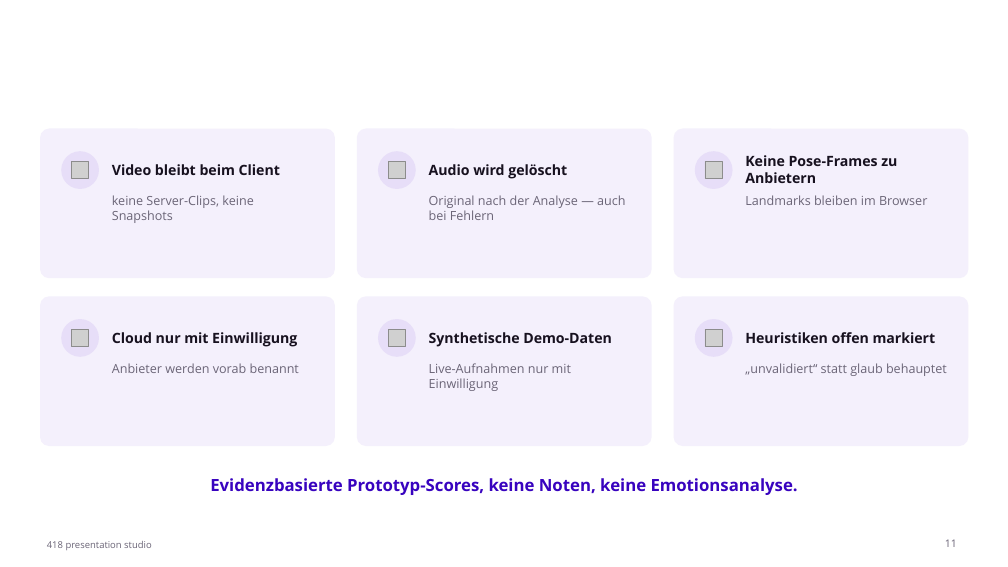
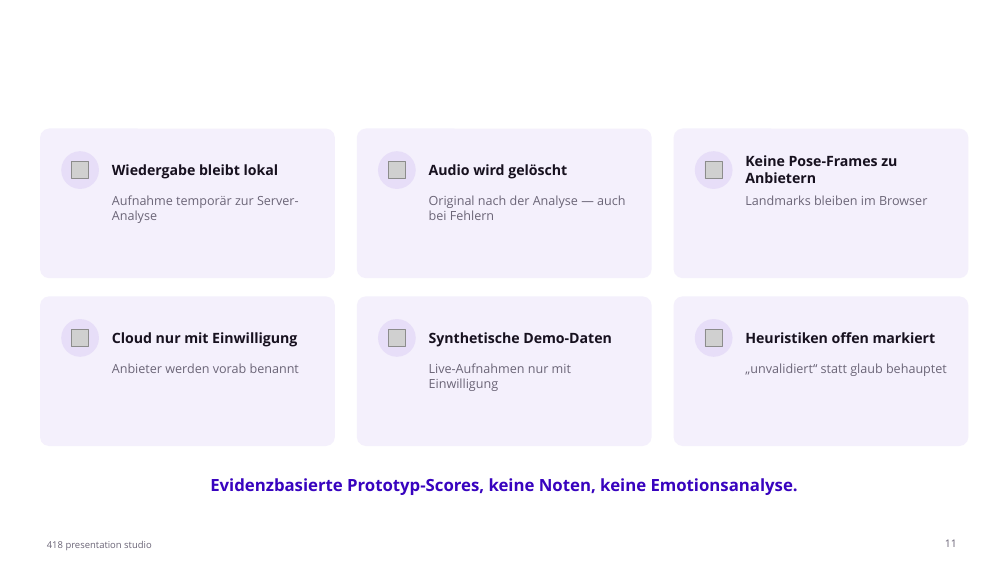
Before and after one commit to johannes3502/hackathon-fulda, a slide deck: slide 11 of pitch/PitchPractice-Pitch.pptx. Drawn at 1008x567 pixels with LibreOffice and Linux fonts; fonts in the diff are those of the drawing; grey boxes stand for pictures. Boxes give left, top, right and bottom in pixels: in the first picture for what was removed or moved away, otherwise in the second. Text is boxed around its words. In the diff, an @@ line names an element or a change of style, - is before the commit and + after.

```diff
--- a/pitch/PitchPractice-Pitch.pptx
+++ b/pitch/PitchPractice-Pitch.pptx
@@ text at (112,164,279,179): text changed @@
-Video bleibt beim Client
+Wiedergabe bleibt lokal
@@ text at (112,195,299,223): text changed @@
-keine Server-Clips, keine Snapshots
+Aufnahme temporär zur Server-Analyse
```
Also in this commit, not shown: 2 other slides changed, 58 other files.
